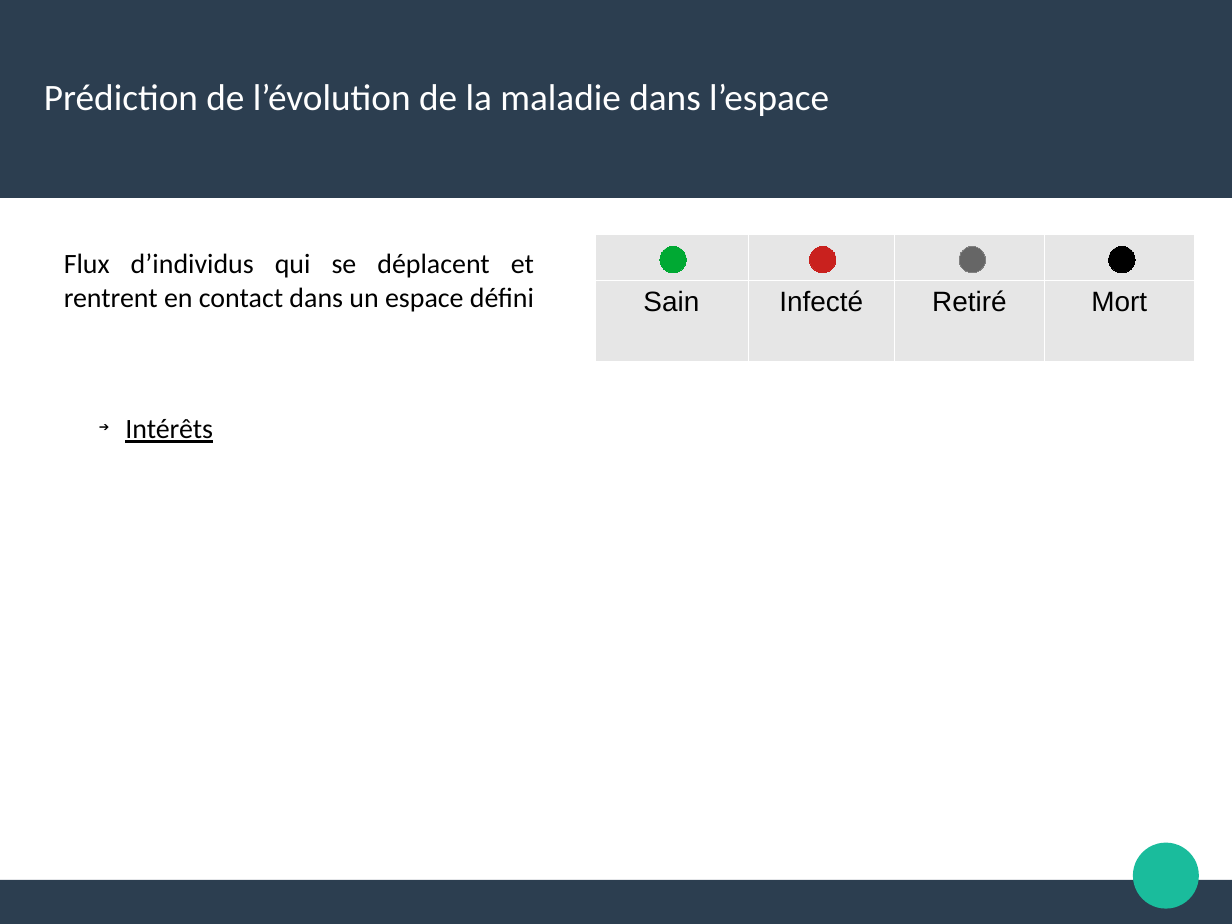
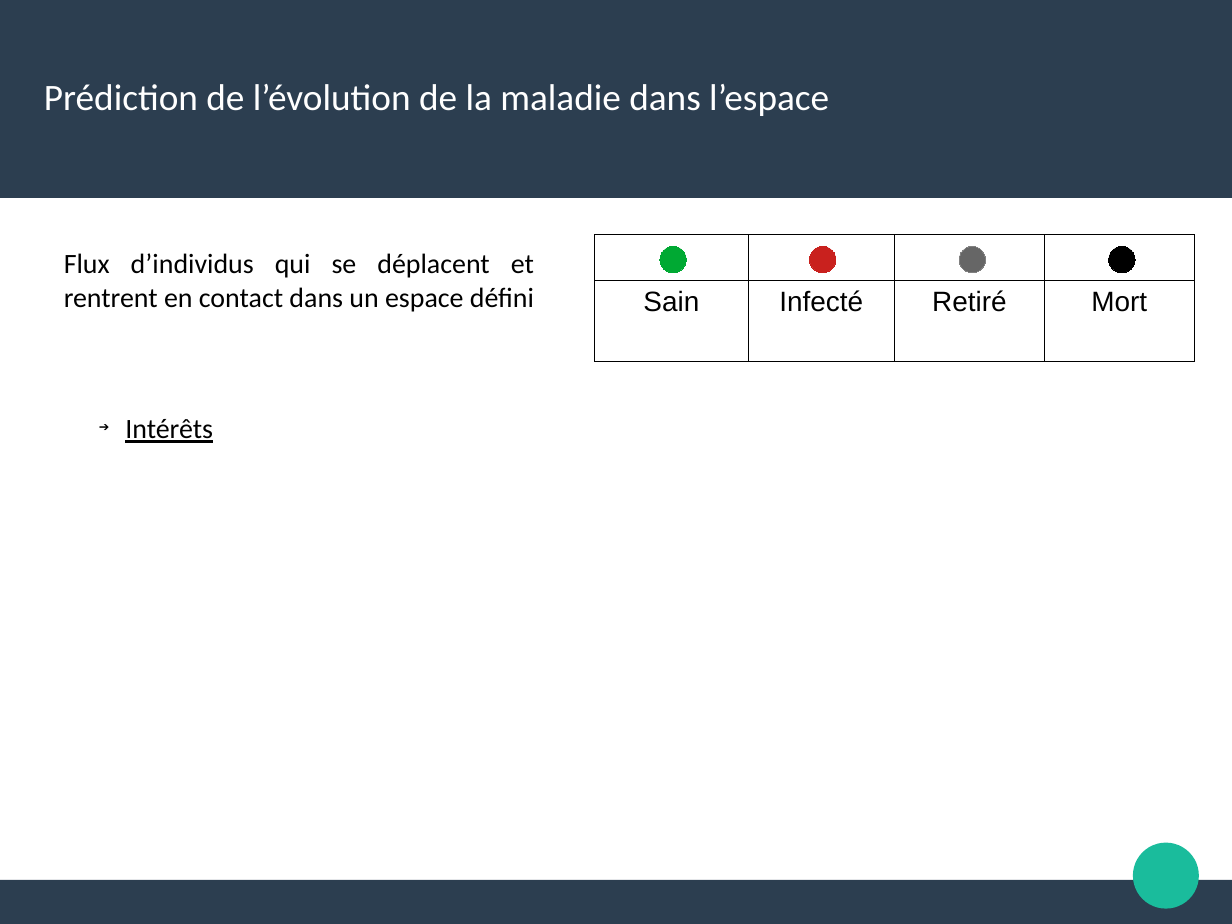
Before and after one commit to Alexia57/TIPE-2021-MP, a slide deck: slide 18 of Tipe_presentation.odp (slide 19 before the commit). Drawn at 1232x924 pixels with LibreOffice and Linux fonts; fonts in the diff are those of the drawing. Boxes give left, top, right and bottom in pixels: in the first picture for what was removed or moved away, otherwise in the second. Text is boxed around its words. In the diff, an @@ line names an element or a change of style, - is before the commit and + after.

```diff
--- a/Tipe_presentation.odp
+++ b/Tipe_presentation.odp
@@ table at bbox=[595, 235, 1194, 362] @@
@@ fill #E6E6E6 to none in row 2 @@
@@ borders changed @@
```
Also in this commit, not shown: 8 other slides changed, 5 slides added, 6 slides removed, 13 other files.
